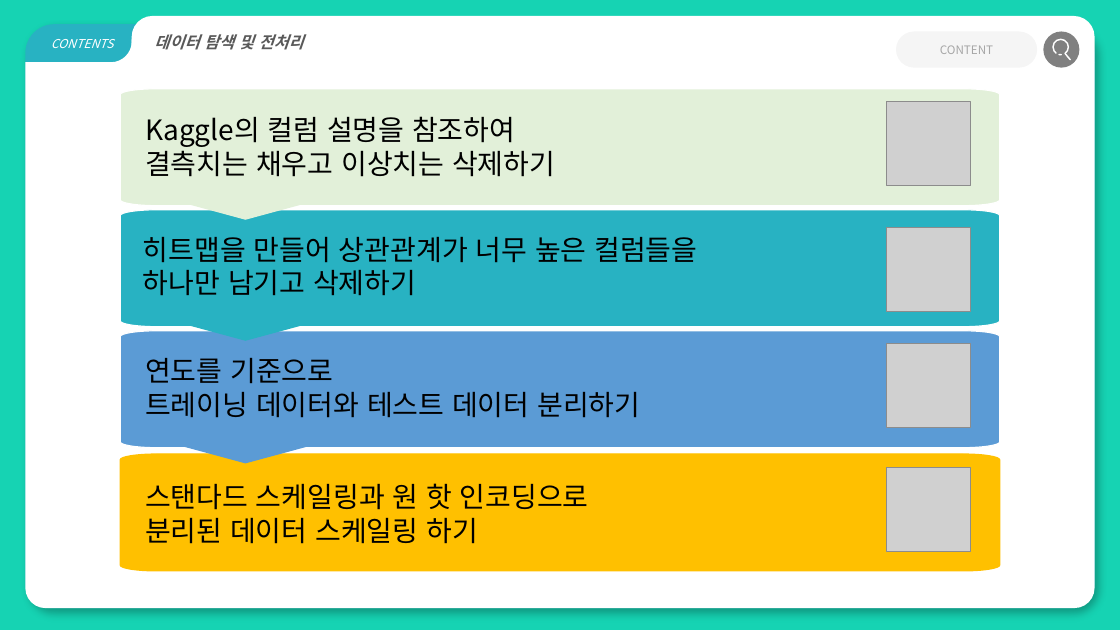
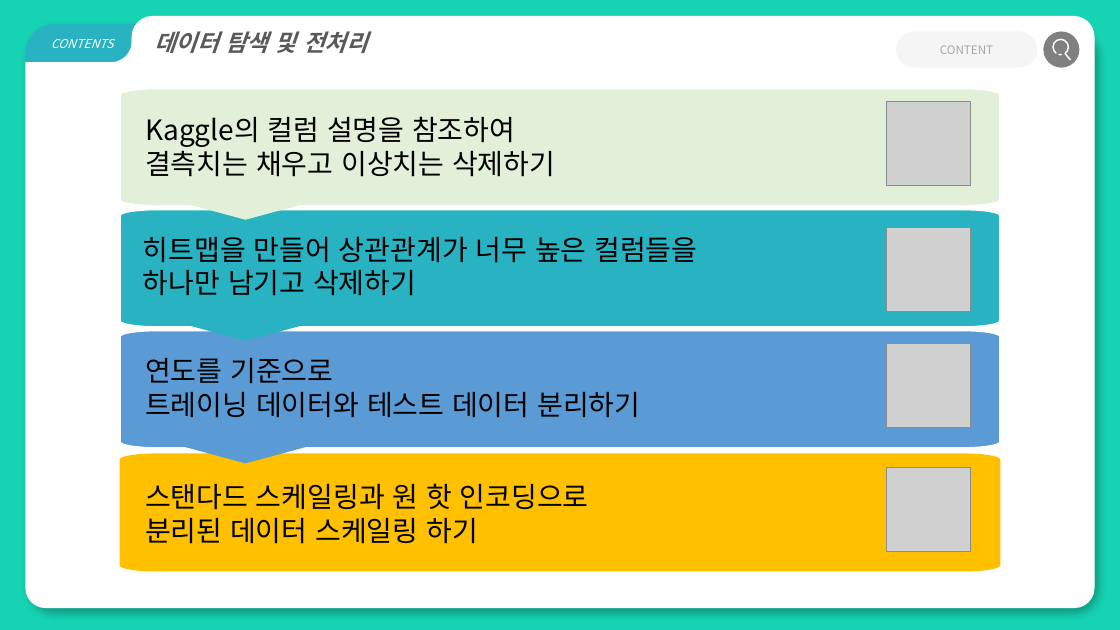
Before and after one commit to good-thing/life_exam, a slide deck: slide 5 of 특강 프로젝트 PPT.pptx. Drawn at 1120x630 pixels with LibreOffice and Linux fonts; fonts in the diff are those of the drawing; grey boxes stand for pictures. Boxes give left, top, right and bottom in pixels: in the first picture for what was removed or moved away, otherwise in the second. Text is boxed around its words. In the diff, an @@ line names an element or a change of style, - is before the commit and + after.

```diff
--- a/특강 프로젝트 PPT.pptx
+++ b/특강 프로젝트 PPT.pptx
@@ round same rect "데이터 탐색 및 전처리" at [132,16,1095,62]: size 14 to 20 pt @@
```
Also in this commit, not shown: 7 other slides changed, 3 slides added, 1 other file.
